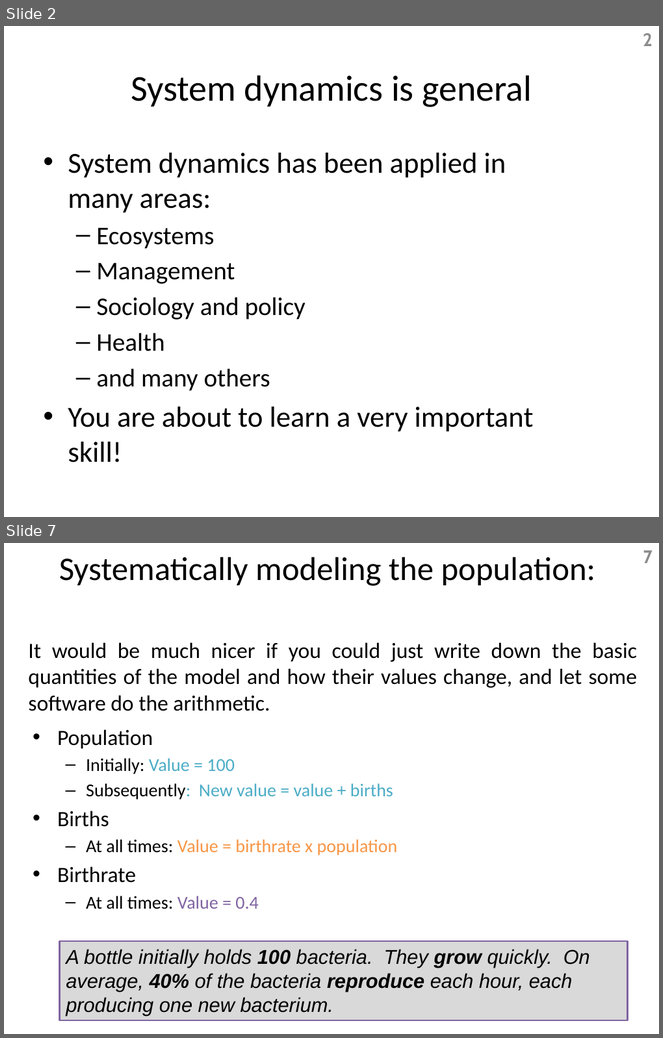
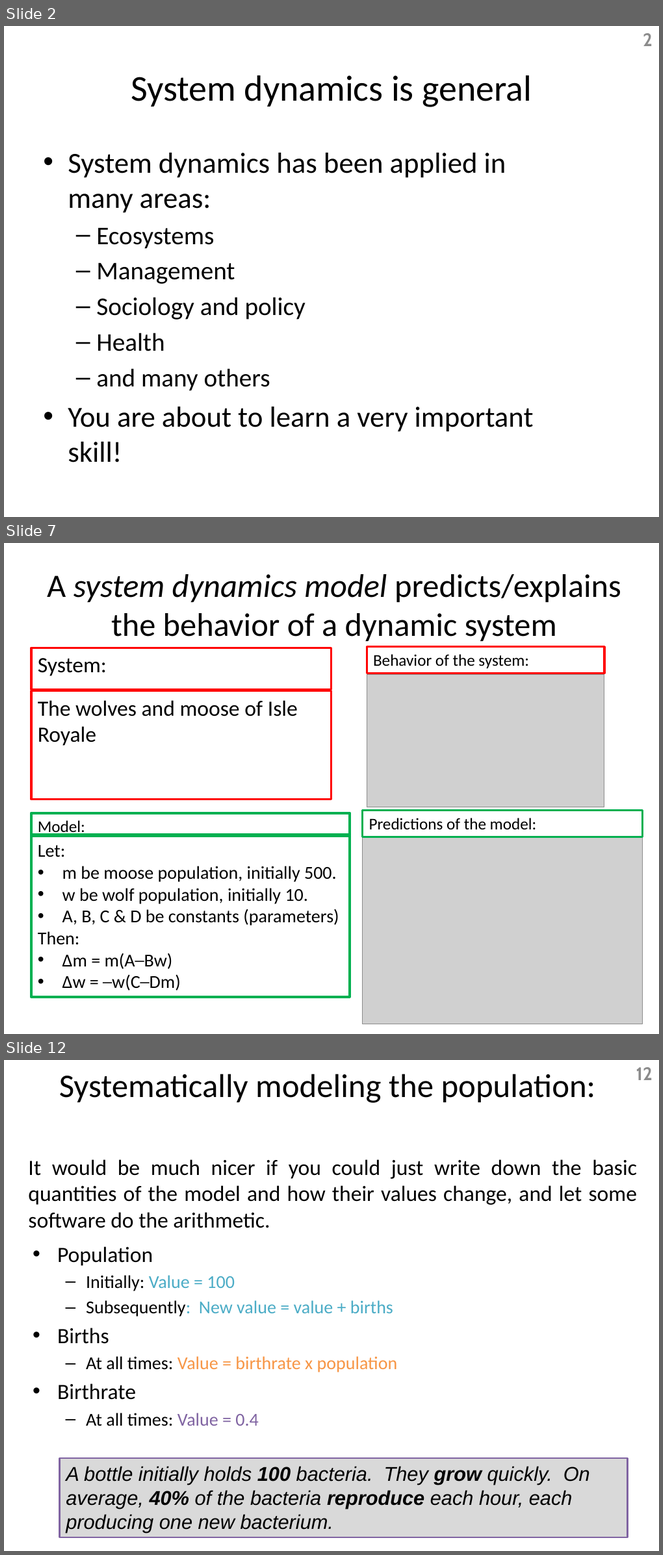
Before and after one commit to Dragoon-Lab/LaitsV3, a slide deck: help/IntroductionSlides.pptx. Shown one above the other, each under a label of ours: slides 2 and 7 before the commit, slides 2, 7 and 12 after it; the slides between them are not shown. The pictures are 663x1038 and 663x1555 pixels, drawn with LibreOffice and Linux fonts; fonts in the diff are those of the drawing; grey boxes stand for pictures. Boxes give left, top, right and bottom in pixels: in the first picture for what was removed or moved away, otherwise in the second. Text is boxed around its words. In the diff, an @@ line names an element or a change of style, - is before the commit and + after.

```diff
--- a/help/IntroductionSlides.pptx
+++ b/help/IntroductionSlides.pptx
@@ slide 7 added at [4, 543, 659, 1034], background #FFFFFF @@
@@ title added at [47, 574, 622, 641], 36 pt, text #000000 @@
+A system dynamics model predicts/explains the behavior of a dynamic system
@@ rectangle added at [31, 648, 332, 690], outline #FF0000 2.25 pt, 24 pt, text #000000 @@
+System:
@@ rectangle added at [367, 646, 605, 673], outline #FF0000 2.25 pt, 18 pt, text #000000 @@
+Behavior of the system:
@@ picture added at [367, 675, 605, 807] @@
@@ rectangle added at [31, 691, 332, 800], outline #FF0000 2.25 pt, 24 pt, text #000000 @@
+The wolves and moose of Isle Royale
@@ rectangle added at [31, 813, 350, 835], outline #00B050 3 pt, 18 pt, text #000000 @@
+Model:
@@ rectangle added at [362, 810, 643, 837], outline #00B050 2.25 pt, 18 pt, text #000000 @@
+Predictions of the model:
@@ rectangle added at [31, 836, 350, 997], outline #00B050 3 pt, 20 pt, text #000000 @@
+Let:
+• m be moose population, initially 500.
+• w be wolf population, initially 10.
+• A, B, C & D be constants (parameters)
+Then:
+• Δm = m(A─Bw)
+• Δw = ─w(C─Dm)
@@ picture added at [362, 837, 643, 1024] @@
@@ what was slide 7 is now slide 12 @@
@@ page number at [636, 1067, 653, 1080]: text changed @@
-7
+12
```
Also in this commit, not shown: 4 slides changed, 12 other slides added, 64 slides removed, 10 other files.
